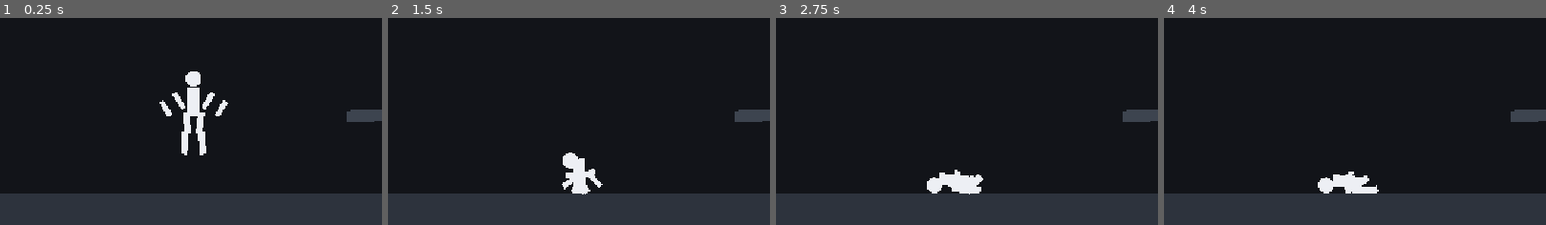
Above: before the commit, frames 1-4 (left to right).
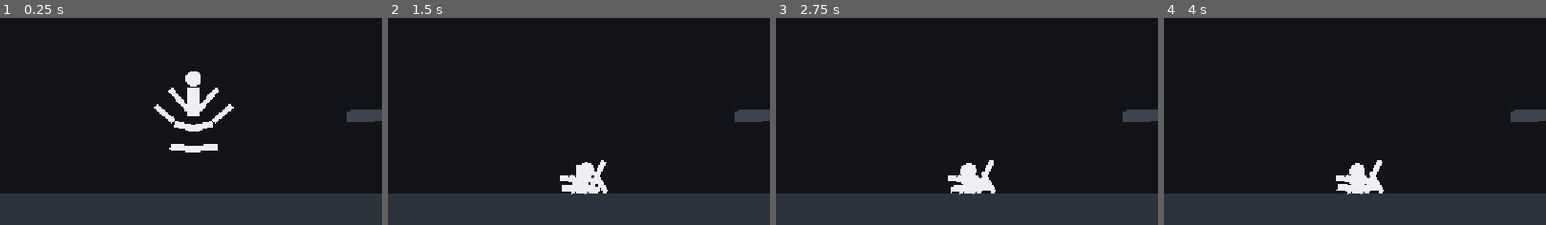
Above: after the commit, the same moments.

Repository: divanburke/ShadowSwap
Game: Godot game, scene res://main.tscn
Two runs of this game, one before a commit and one after it. Both use one fixed random seed, a clock stepped at 60 frames per second and the inputs below.
Inputs:
- Up to frame 1 (0.25 s): no input
- Up to frame 2 (1.5 s): hold D 0.53-1.28 s; hold J 0.53-1.28 s; hold A from 1.28 s (still down); tap J at 1.35 s
- Up to frame 3 (2.75 s): release A at 2.03 s; hold D from 2.03 s (still down); hold J from 2.03 s (still down)
- Up to frame 4 (4 s): release D at 2.78 s; release J at 2.78 s; hold W 2.78-3.53 s; tap J at 2.85 s; hold A from 3.53 s (still down); hold J from 3.53 s (still down)
The pictures show only the part of the screen within x 11-61%, y 50-100%; the shares and areas given below are measured in that part.

The runs differ from the first frame. In frame 1, 1.7% of the frame differs, in the area x 40-62%, y 33-67%; in frame 2, 1.0%; in frame 3, 1.1%; in frame 4, 1.0%.

Commit message:
Refine ragdoll body geometry and joint alignment

Diff:
--- a/main.tscn
+++ b/main.tscn
@@ -15,28 +15,25 @@
 
 [sub_resource type="CapsuleShape2D" id="Shape_upper_arm"]
 radius = 4.0
-height = 28.0
+height = 42.0
 
 [sub_resource type="CapsuleShape2D" id="Shape_lower_arm"]
 radius = 4.0
-height = 26.0
+height = 36.0
 
 [sub_resource type="CapsuleShape2D" id="Shape_upper_leg"]
 radius = 4.5
-height = 32.0
+height = 39.0
 
 [sub_resource type="CapsuleShape2D" id="Shape_lower_leg"]
 radius = 4.5
-height = 34.0
+height = 42.0
 
 [sub_resource type="RectangleShape2D" id="Shape_platform"]
 size = Vector2(220, 18)
 
 [sub_resource type="RectangleShape2D" id="Shape_side_wall"]
 size = Vector2(24, 648)
-
-[sub_resource type="CircleShape2D" id="Shape_joint"]
-radius = 5.0
 
 [node name="Main" type="Node2D"]
 
@@ -127,8 +124,8 @@
 color = Color(0.93, 0.94, 0.96, 1)
 
 [node name="UpperArmL" type="RigidBody2D" parent="Player"]
-position = Vector2(-22, -2)
-rotation = -0.55
+position = Vector2(-22, -4)
+rotation = 2.44
 collision_layer = 2
 collision_mask = 1
 mass = 0.45
@@ -141,12 +138,12 @@
 shape = SubResource("Shape_upper_arm")
 
 [node name="Visual" type="Polygon2D" parent="Player/UpperArmL"]
-polygon = PackedVector2Array(-4, -14, 4, -14, 4, 14, -4, 14)
+polygon = PackedVector2Array(-4, -21, 4, -21, 4, 21, -4, 21)
 color = Color(0.93, 0.94, 0.96, 1)
 
 [node name="LowerArmL" type="RigidBody2D" parent="Player"]
-position = Vector2(-42, 10)
-rotation = -0.55
+position = Vector2(-44, 17.5)
+rotation = 2.28
 collision_layer = 2
 collision_mask = 1
 mass = 0.35
@@ -159,12 +156,12 @@
 shape = SubResource("Shape_lower_arm")
 
 [node name="Visual" type="Polygon2D" parent="Player/LowerArmL"]
-polygon = PackedVector2Array(-4, -13, 4, -13, 4, 13, -4, 13)
+polygon = PackedVector2Array(-4, -18, 4, -18, 4, 18, -4, 18)
 color = Color(0.93, 0.94, 0.96, 1)
 
 [node name="UpperArmR" type="RigidBody2D" parent="Player"]
-position = Vector2(22, -2)
-rotation = 0.55
+position = Vector2(22, -4)
+rotation = 0.70
 collision_layer = 2
 collision_mask = 1
 mass = 0.45
@@ -177,12 +174,12 @@
 shape = SubResource("Shape_upper_arm")
 
 [node name="Visual" type="Polygon2D" parent="Player/UpperArmR"]
-polygon = PackedVector2Array(-4, -14, 4, -14, 4, 14, -4, 14)
+polygon = PackedVector2Array(-4, -21, 4, -21, 4, 21, -4, 21)
 color = Color(0.93, 0.94, 0.96, 1)
 
 [node name="LowerArmR" type="RigidBody2D" parent="Player"]
-position = Vector2(42, 10)
-rotation = 0.55
+position = Vector2(44, 17.5)
+rotation = 0.86
 collision_layer = 2
 collision_mask = 1
 mass = 0.35
@@ -195,12 +192,12 @@
 shape = SubResource("Shape_lower_arm")
 
 [node name="Visual" type="Polygon2D" parent="Player/LowerArmR"]
-polygon = PackedVector2Array(-4, -13, 4, -13, 4, 13, -4, 13)
+polygon = PackedVector2Array(-4, -18, 4, -18, 4, 18, -4, 18)
 color = Color(0.93, 0.94, 0.96, 1)
 
 [node name="UpperLegL" type="RigidBody2D" parent="Player"]
-position = Vector2(-10, 31)
-rotation = -0.13
+position = Vector2(-10, 37)
+rotation = 1.77
 collision_layer = 2
 collision_mask = 1
 mass = 0.75
@@ -213,12 +210,12 @@
 shape = SubResource("Shape_upper_leg")
 
 [node name="Visual" type="Polygon2D" parent="Player/UpperLegL"]
-polygon = PackedVector2Array(-5, -16, 5, -16, 5, 16, -5, 16)
+polygon = PackedVector2Array(-5, -19.5, 5, -19.5, 5, 19.5, -5, 19.5)
 color = Color(0.93, 0.94, 0.96, 1)
 
 [node name="LowerLegL" type="RigidBody2D" parent="Player"]
-position = Vector2(-13, 62)
-rotation = 0.06
+position = Vector2(-14.5, 69.5)
+rotation = 1.66
 collision_layer = 2
 collision_mask = 1
 mass = 0.65
@@ -231,12 +228,12 @@
 shape = SubResource("Shape_lower_leg")
 
 [node name="Visual" type="Polygon2D" parent="Player/LowerLegL"]
-polygon = PackedVector2Array(-5, -17, 5, -17, 5, 17, -5, 17)
+polygon = PackedVector2Array(-5, -21, 5, -21, 5, 21, -5, 21)
 color = Color(0.93, 0.94, 0.96, 1)
 
 [node name="UpperLegR" type="RigidBody2D" parent="Player"]
-position = Vector2(10, 31)
-rotation = 0.13
+position = Vector2(10, 37)
+rotation = 1.37
 collision_layer = 2
 collision_mask = 1
 mass = 0.75
@@ -249,12 +246,12 @@
 shape = SubResource("Shape_upper_leg")
 
 [node name="Visual" type="Polygon2D" parent="Player/UpperLegR"]
-polygon = PackedVector2Array(-5, -16, 5, -16, 5, 16, -5, 16)
+polygon = PackedVector2Array(-5, -19.5, 5, -19.5, 5, 19.5, -5, 19.5)
 color = Color(0.93, 0.94, 0.96, 1)
 
 [node name="LowerLegR" type="RigidBody2D" parent="Player"]
-position = Vector2(13, 62)
-rotation = -0.06
+position = Vector2(14.5, 69.5)
+rotation = 1.49
 collision_layer = 2
 collision_mask = 1
 mass = 0.65
@@ -267,7 +264,7 @@
 shape = SubResource("Shape_lower_leg")
 
 [node name="Visual" type="Polygon2D" parent="Player/LowerLegR"]
-polygon = PackedVector2Array(-5, -17, 5, -17, 5, 17, -5, 17)
+polygon = PackedVector2Array(-5, -21, 5, -21, 5, 21, -5, 21)
 color = Color(0.93, 0.94, 0.96, 1)
 
 [node name="NeckJoint" type="PinJoint2D" parent="Player"]
@@ -283,7 +280,7 @@
 softness = 0.0
 
 [node name="ElbowJointL" type="PinJoint2D" parent="Player"]
-position = Vector2(-35, 6)
+position = Vector2(-35, 7)
 node_a = NodePath("../UpperArmL")
 node_b = NodePath("../LowerArmL")
 softness = 0.0
@@ -295,7 +292,7 @@
 softness = 0.0
 
 [node name="ElbowJointR" type="PinJoint2D" parent="Player"]
-position = Vector2(35, 6)
+position = Vector2(35, 7)
 node_a = NodePath("../UpperArmR")
 node_b = NodePath("../LowerArmR")
 softness = 0.0
@@ -307,7 +304,7 @@
 softness = 0.0
 
 [node name="KneeJointL" type="PinJoint2D" parent="Player"]
-position = Vector2(-11, 46)
+position = Vector2(-13, 52)
 node_a = NodePath("../UpperLegL")
 node_b = NodePath("../LowerLegL")
 softness = 0.0
@@ -319,7 +316,7 @@
 softness = 0.0
 
 [node name="KneeJointR" type="PinJoint2D" parent="Player"]
-position = Vector2(11, 46)
+position = Vector2(13, 52)
 node_a = NodePath("../UpperLegR")
 node_b = NodePath("../LowerLegR")
 softness = 0.0
